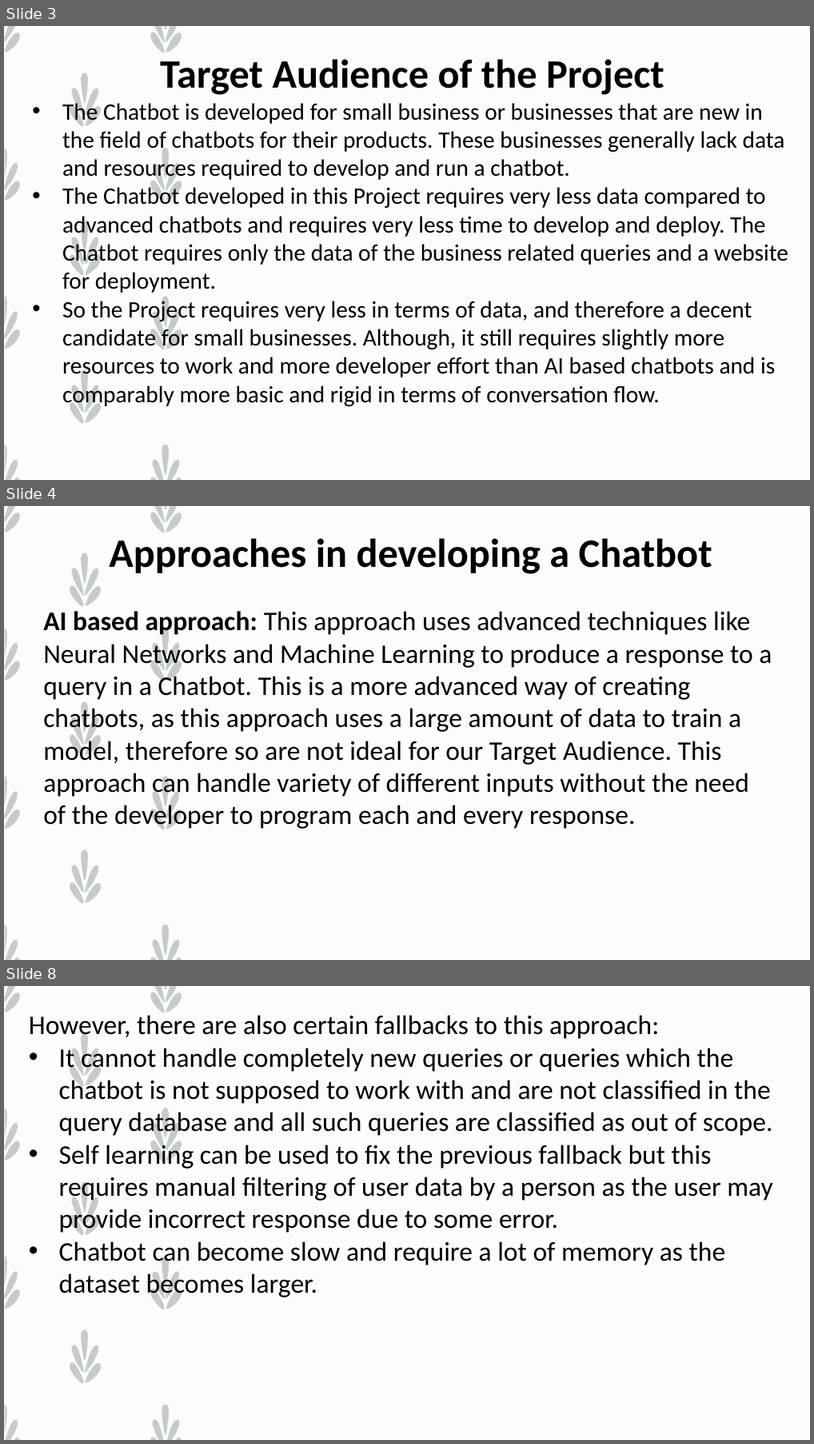
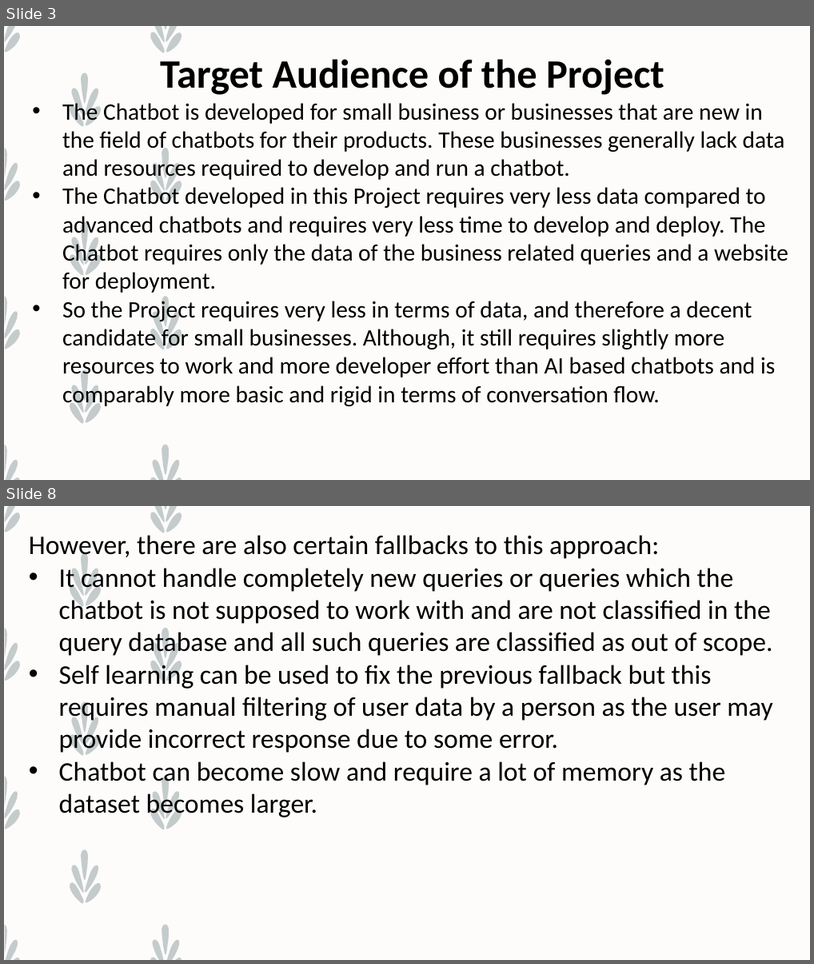
Before and after one commit to Graviton5/Minor-Project, a slide deck: Chatbot/Presentation Data/Final Presentation.pptx. Shown one above the other, each under a label of ours: slides 3, 4 and 8 before the commit, slides 3 and 8 after it; the slides between them are not shown. The pictures are 814x1444 and 814x964 pixels, drawn with LibreOffice and Linux fonts; fonts in the diff are those of the drawing. Boxes give left, top, right and bottom in pixels: in the first picture for what was removed or moved away, otherwise in the second. Text is boxed around its words. In the diff, an @@ line names an element or a change of style, - is before the commit and + after.

```diff
--- a/Chatbot/Presentation Data/Final Presentation.pptx
+++ b/Chatbot/Presentation Data/Final Presentation.pptx
@@ slide 4 removed at [4,506,810,960], background #FDFCFA; not listed: 1 template element that a slide beside it also shows @@
@@ text removed at [43,538,772,829] @@
-Approaches in developing a Chatbot
-AI based approach: This approach uses advanced techniques like Neural Networks and Machine Learning to produce a response to a query in a Chatbot. This is a more advanced way of creating chatbots, as this approach uses a large amount of data to train a model, therefore so are not ideal for our Target Audience. This approach can handle variety of different inputs without the need of the developer to program each and every response.
```
Also in this commit, not shown: 9 slides changed, 1 slide added, 1 other file.
